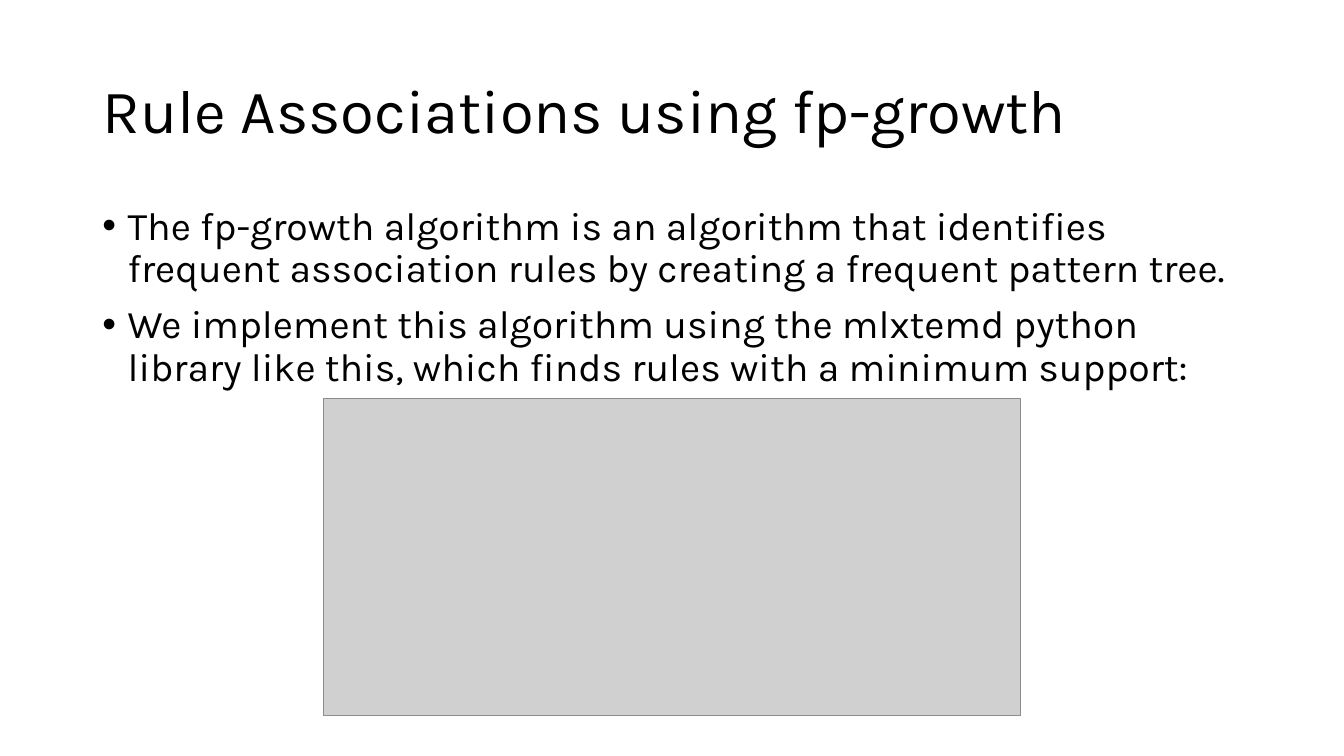
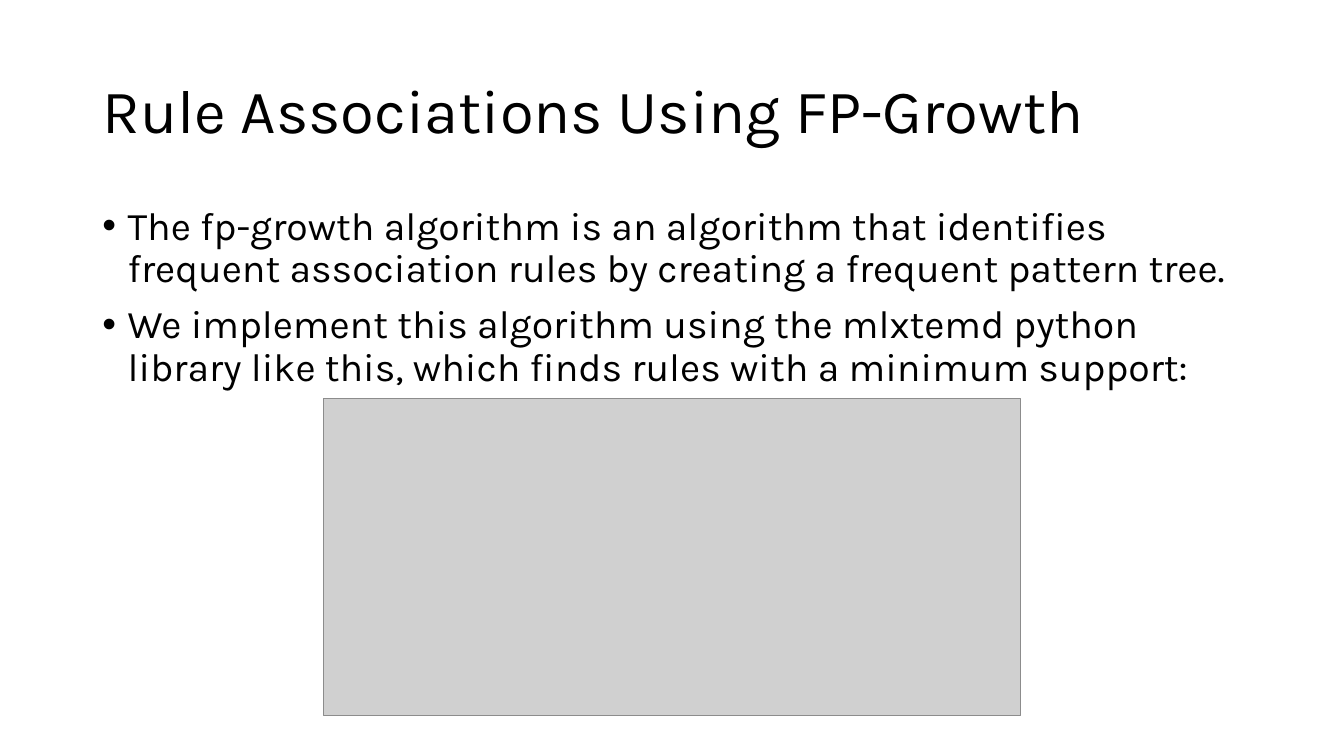
Before and after one commit to KenoPeck/315project, a slide deck: slide 5 of Presentation/Technical Approach.pptx. Drawn at 1344x756 pixels with LibreOffice and Linux fonts; fonts in the diff are those of the drawing; grey boxes stand for pictures. Boxes give left, top, right and bottom in pixels: in the first picture for what was removed or moved away, otherwise in the second. Text is boxed around its words. In the diff, an @@ line names an element or a change of style, - is before the commit and + after.

```diff
--- a/Presentation/Technical Approach.pptx
+++ b/Presentation/Technical Approach.pptx
@@ title at (102, 90, 1083, 148): text changed @@
-Rule Associations using fp-growth
+Rule Associations Using FP-Growth
```
Also in this commit, not shown: 2 other slides changed, 1 other file.
